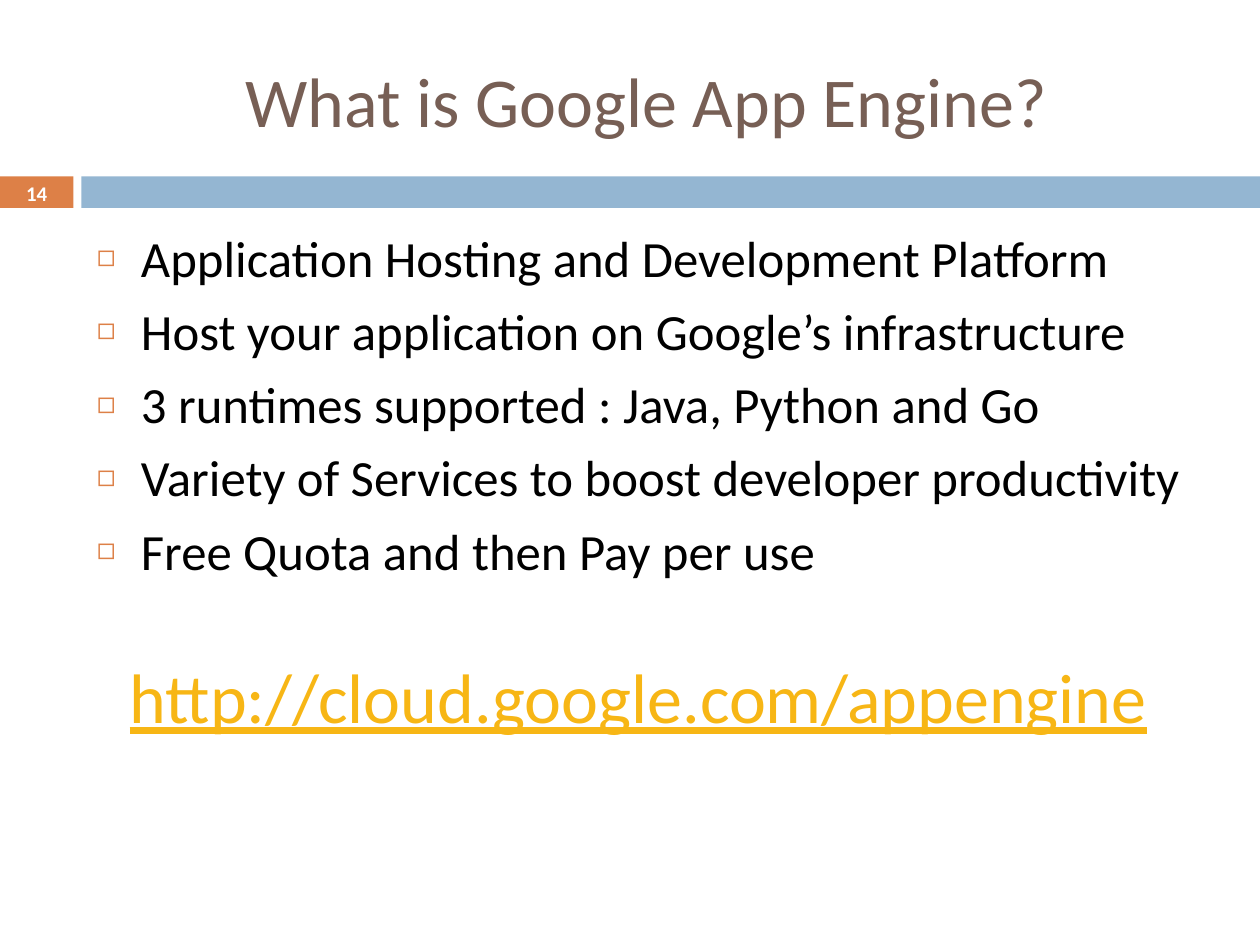
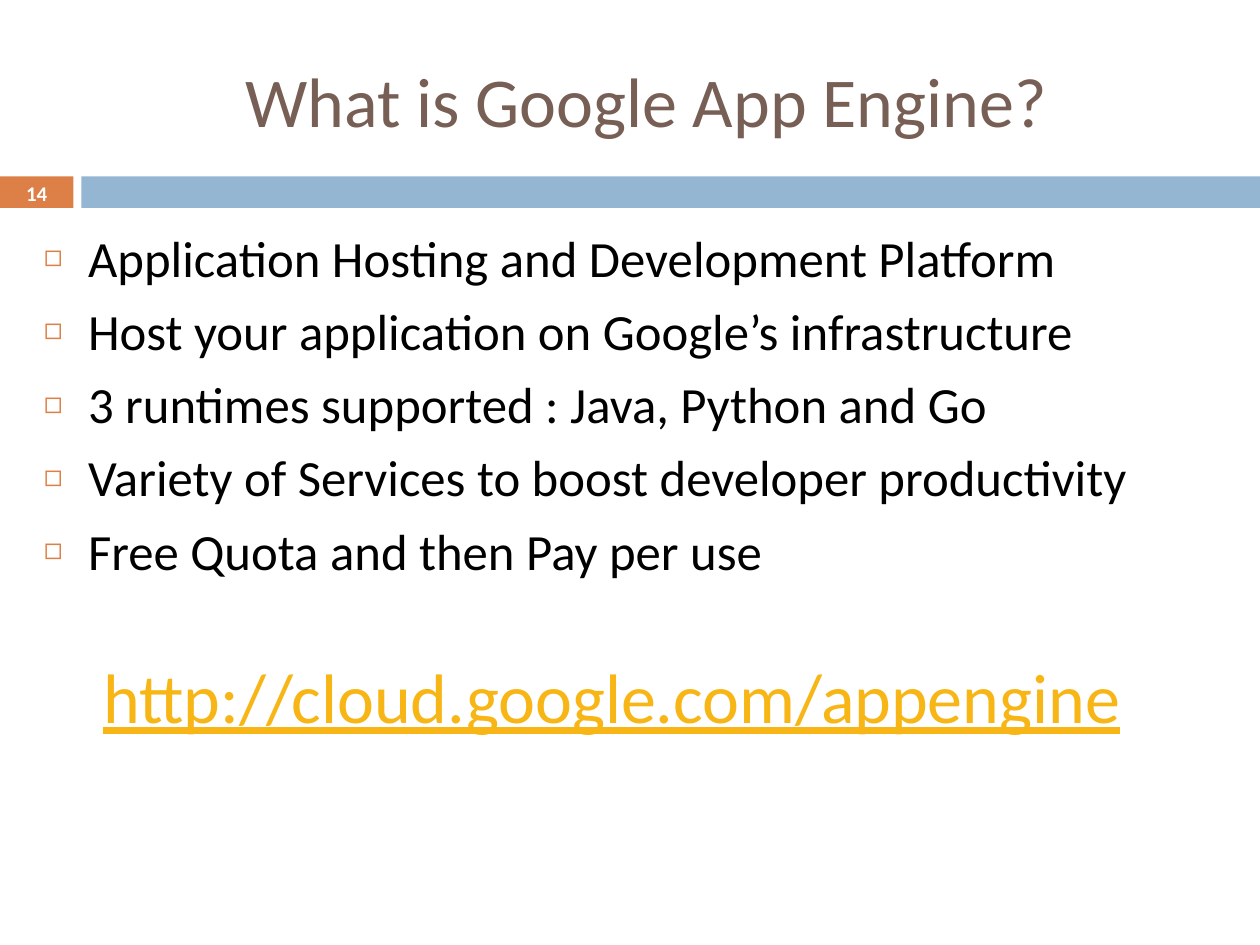
Before and after one commit to rominirani/GDG-Ahmedabad-April-2013-AppEngine-Workshop, a slide deck: slide 14 of Mindstorm-AppEngine-Training.pptx. Drawn at 1260x945 pixels with LibreOffice and Linux fonts; fonts in the diff are those of the drawing; background and template pictures are left out. Boxes give left, top, right and bottom in pixels: in the first picture for what was removed or moved away, otherwise in the second. Text is boxed around its words. In the diff, an @@ line names an element or a change of style, - is before the commit and + after.

```diff
--- a/Mindstorm-AppEngine-Training.pptx
+++ b/Mindstorm-AppEngine-Training.pptx
@@ text "Application Hosting and Development Platform" rewrapped from (130,241,1179,735) to (88,241,1126,735) @@
```
Also in this commit, not shown: 9 other slides changed, 1 slide added, 1 other file.
